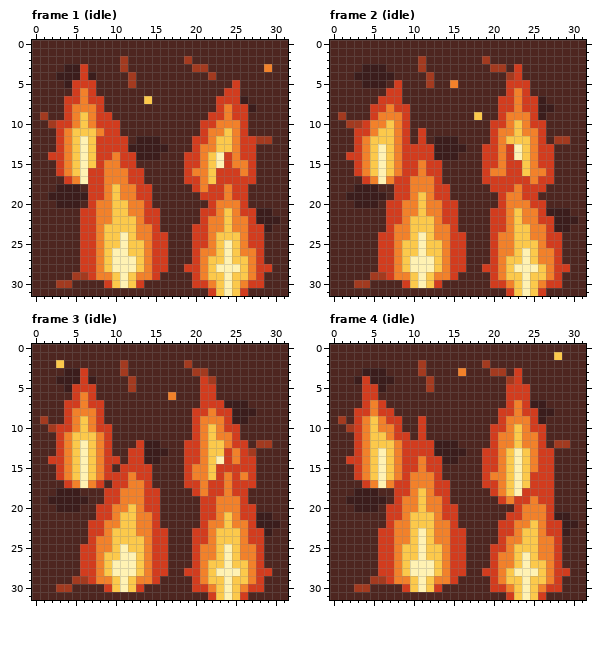
File history of a pixel-art file, Assets/Sprites/Terrain/wild_fire.aseprite. Above, as it was before the edit.
32x32 pixels, 4 frames. Shown: frame 1 (idle), frame 2 (idle), frame 3 (idle), frame 4 (idle).
Now the later version:
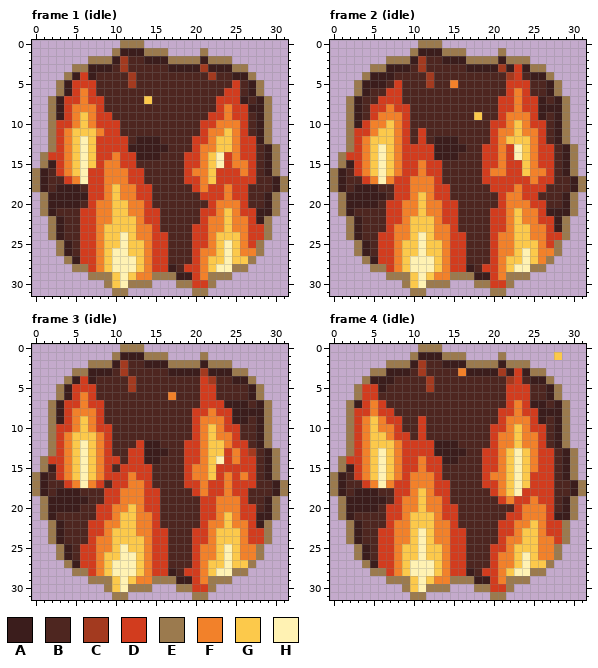
Palette (. is transparent): A #3b1d1c  B #4e2620  C #a33a1f  D #d23c1e  E #9b7a4e  F #f2812a  G #fcc94b  H #fff2b3
Difference:
Frame 1 (idle):
y 0: x 0..31 BBBBBBBBBBBBBBBBBBBBBBBBBBBBBBBB -> ...........EEE..................
y 1: x 0..31 BBBBBBBBBBBBBBBBBBBBBBBBBBBBBBBB -> ..........EAAAEEE....E..........
y 2: x 0..10 BBBBBBBBBBB -> .......EEEA; x 14..31 BBBBBCBBBBBBBBBBBB -> AAAEEEEAEEE.......
y 3: x 0..9 BBBBAADBBB -> .....EEAAA; x 17..20 BBBC -> AAAA; x 22..31 BBBBBBBFBB -> AAAEE.....
y 4: x 0..4 BBBAA -> ....E; x 25..31 BBBBBBB -> AAE....
y 5: x 0..3 BBBB -> ...E; x 27..31 BBBBB -> AE...
y 6: x 0..4 BBBBB -> ...EA; x 27..31 BBBBB -> AE...
y 7..8: x 0..3 BBBB -> ..EA; x 28..31 BBBB -> AE..
y 9: x 0..3 BCBB -> ..EA; x 28..31 BBBB -> AE..
y 10: x 0..2 BBC -> ..E; x 28..31 BBBB -> AE..
y 11: x 0..2 BBB -> ..E; x 28..31 BBBB -> AE..
y 12: x 0..2 BBB -> ..E; x 28..31 CCBB -> AE..
y 13: x 0..2 BBB -> ..E; x 29..31 BBB -> AE.
y 14: x 0..1 BB -> .E; x 29..31 BBB -> AE.
y 15: x 0..2 BBB -> .EA; x 29..31 BBB -> AE.
y 16: x 0..1 BB -> EA; x 29..31 BBB -> AE.
y 17..18: x 0..1 BB -> EA; x 30..31 BB -> AE
y 19: x 0..1 BB -> .E; x 29..31 BBB -> AE.
y 20: x 0..2 BBB -> .EA; x 29..31 BBB -> AE.
y 21: x 0..2 BBB -> .EA; x 30..31 BB -> E.
y 22: x 0..3 BBBB -> ..EA; x 29..31 AAB -> E..
y 23: x 0..3 BBBB -> ..EA; x 29..31 ABB -> E..
y 24: x 0..3 BBBB -> ..EA; x 29..31 BBB -> E..
y 25..26: x 0..4 BBBBB -> ...EA; x 28..31 DBBB -> E...
y 27: x 0..5 BBBBBB -> ....EA; x 27..31 FDBBB -> E....
y 28: x 0..6 BBBBBBD -> .....EE; x 17 B -> A; x 25..31 HGFDDBB -> EE.....
y 29: x 0..9 BBBBBCCDFF -> .......EEE; x 15..19 DBBBB -> EEEAA; x 22..31 GGHGGFDBBB -> EEE.......
y 30: x 0..9 BBBCCBBBBD -> .........E; x 12..19 GDBBBBBB -> EEE...EE; x 22..31 FGHGFDDBBB -> E.........
y 31: x 0..31 BBBBBBBBBBBBBBBBBBBBBBDGHGDBBBBB -> ..........EE........EE..........
Frame 2 (idle):
y 0: x 0..31 BBBBBBBBBBBBBBBBBBBBBBBBBBBBBBBB -> ...........EEE..................
y 1: x 0..31 BBBBBBBBBBBBBBBBBBBBBBBBBBBBBBBB -> ..........EAAAEEE....E..........
y 2: x 0..10 BBBBBBBBBBB -> .......EEEA; x 14..31 BBBBBCBBBBBBBBBBBB -> AAAEEEEAEEE.......
y 3: x 0..9 BBBBAAABBB -> .....EEAAA; x 17..20 BBBC -> AAAA; x 22 B -> A; x 24..31 BBBBBBBB -> AEE.....
y 4: x 0..4 BBBAA -> ....E; x 25..31 BBBBBBB -> AAE....
y 5: x 0..3 BBBB -> ...E; x 27..31 BBBBB -> AE...
y 6: x 0..4 BBBBB -> ...EA; x 27..31 BBBBB -> AE...
y 7..8: x 0..3 BBBB -> ..EA; x 28..31 BBBB -> AE..
y 9: x 0..3 BCBB -> ..EA; x 28..31 BBBB -> AE..
y 10: x 0..3 BBCC -> ..EA; x 28..31 BBBB -> AE..
y 11: x 0..2 BBB -> ..E; x 28..31 BBBB -> AE..
y 12: x 0..2 BBB -> ..E; x 28..31 CCBB -> AE..
y 13: x 0..2 BBB -> ..E; x 29..31 BBB -> AE.
y 14: x 0..1 BB -> .E; x 29..31 BBB -> AE.
y 15: x 0..2 BBB -> .EA; x 29..31 BBB -> AE.
y 16: x 0..1 BB -> EA; x 29..31 BBB -> AE.
y 17..18: x 0..1 BB -> EA; x 30..31 BB -> AE
y 19: x 0..1 BB -> .E; x 29..31 BBB -> AE.
y 20: x 0..2 BBB -> .EA; x 29..31 BBB -> AE.
y 21: x 0..2 BBB -> .EA; x 30..31 BB -> E.
y 22: x 0..3 BBBB -> ..EA; x 29..31 AAB -> E..
y 23: x 0..3 BBBB -> ..EA; x 29..31 ABB -> E..
y 24: x 0..3 BBBB -> ..EA; x 29..31 BBB -> E..
y 25..26: x 0..4 BBBBB -> ...EA; x 28..31 DBBB -> E...
y 27: x 0..5 BBBBBB -> ....EA; x 27..31 FDBBB -> E....
y 28: x 0..6 BBBBBBD -> .....EE; x 17 B -> A; x 25..31 HGFDDBB -> EE.....
y 29: x 0..9 BBBBBCCDFF -> .......EEE; x 15..19 DBBBB -> EEEAA; x 22..31 GGHGGFDBBB -> EEE.......
y 30: x 0..9 BBBCCBBBBD -> .........E; x 12..19 GDBBBBBB -> EEE...EE; x 22..31 FGHGFDDBBB -> E.........
y 31: x 0..31 BBBBBBBBBBBBBBBBBBBBBBDGHGDBBBBB -> ..........EE........EE..........
Frame 3 (idle):
y 0: x 0..31 BBBBBBBBBBBBBBBBBBBBBBBBBBBBBBBB -> ...........EEE..................
y 1: x 0..31 BBBBBBBBBBBBBBBBBBBBBBBBBBBBBBBB -> ..........EAAAEEE....E..........
y 2: x 0..10 BBBGBBBBBBB -> .......EEEA; x 14..31 BBBBBCBBBBBBBBBBBB -> AAAEEEEAEEE.......
y 3: x 0..9 BBBBAADBBB -> .....EEAAA; x 17..20 BBBC -> AAAA; x 22..31 BBBBBBBBBB -> AAAEE.....
y 4: x 0..4 BBBAA -> ....E; x 25..31 BBBBBBB -> AAE....
y 5: x 0..3 BBBB -> ...E; x 27..31 BBBBB -> AE...
y 6: x 0..4 BBBBB -> ...EA; x 27..31 BBBBB -> AE...
y 7..8: x 0..3 BBBB -> ..EA; x 28..31 BBBB -> AE..
y 9: x 0..3 BCBB -> ..EA; x 28..31 BBBB -> AE..
y 10: x 0..2 BBC -> ..E; x 28..31 BBBB -> AE..
y 11: x 0..2 BBB -> ..E; x 28..31 BBBB -> AE..
y 12: x 0..2 BBB -> ..E; x 28..31 CCBB -> AE..
y 13: x 0..2 BBB -> ..E; x 29..31 BBB -> AE.
y 14: x 0..1 BB -> .E; x 29..31 BBB -> AE.
y 15: x 0..2 BBB -> .EA; x 29..31 BBB -> AE.
y 16: x 0..1 BB -> EA; x 29..31 BBB -> AE.
y 17..18: x 0..1 BB -> EA; x 30..31 BB -> AE
y 19: x 0..1 BB -> .E; x 29..31 BBB -> AE.
y 20: x 0..2 BBB -> .EA; x 29..31 BBB -> AE.
y 21: x 0..2 BBB -> .EA; x 30..31 BB -> E.
y 22: x 0..3 BBBB -> ..EA; x 29..31 AAB -> E..
y 23: x 0..3 BBBB -> ..EA; x 29..31 ABB -> E..
y 24: x 0..3 BBBB -> ..EA; x 29..31 BBB -> E..
y 25..26: x 0..4 BBBBB -> ...EA; x 28..31 DBBB -> E...
y 27: x 0..5 BBBBBB -> ....EA; x 27..31 FDBBB -> E....
y 28: x 0..6 BBBBBBD -> .....EE; x 17 B -> A; x 25..31 HGFDDBB -> EE.....
y 29: x 0..9 BBBBBCCDFF -> .......EEE; x 15..19 DBBBB -> EEEAA; x 22..31 GGHGGFDBBB -> EEE.......
y 30: x 0..9 BBBCCBBBBD -> .........E; x 12..19 GDBBBBBB -> EEE...EE; x 22..31 FGHGFDDBBB -> E.........
y 31: x 0..31 BBBBBBBBBBBBBBBBBBBBBBDGHGDBBBBB -> ..........EE........EE..........
Frame 4 (idle):
y 0: x 0..31 BBBBBBBBBBBBBBBBBBBBBBBBBBBBBBBB -> ...........EEE..................
y 1: x 0..27 BBBBBBBBBBBBBBBBBBBBBBBBBBBB -> ..........EAAAEEE....E......; x 29..31 BBB -> ...
y 2: x 0..10 BBBBBBBBBBB -> .......EEEA; x 14..31 BBBBBCBBBBBBBBBBBB -> AAAEEEEAEEE.......
y 3: x 0..9 BBBBAAABBB -> .....EEAAA; x 17..20 BBBC -> AAAA; x 22 B -> A; x 24..31 BBBBBBBB -> AEE.....
y 4: x 0..4 BBBAD -> ....E; x 25..31 BBBBBBB -> AAE....
y 5..6: x 0..3 BBBB -> ...E; x 27..31 BBBBB -> AE...
y 7: x 0..3 BBBB -> ..EA; x 28..31 BBBB -> AE..
y 8: x 0..2 BBB -> ..E; x 28..31 BBBB -> AE..
y 9: x 0..2 BCB -> ..E; x 28..31 BBBB -> AE..
y 10: x 0..2 BBC -> ..E; x 28..31 BBBB -> AE..
y 11: x 0..2 BBB -> ..E; x 28..31 BBBB -> AE..
y 12: x 0..2 BBB -> ..E; x 28..31 CCBB -> AE..
y 13: x 0..2 BBB -> ..E; x 29..31 BBB -> AE.
y 14: x 0..1 BB -> .E; x 29..31 BBB -> AE.
y 15: x 0..2 BBB -> .EA; x 29..31 BBB -> AE.
y 16: x 0..1 BB -> EA; x 29..31 BBB -> AE.
y 17..18: x 0..1 BB -> EA; x 30..31 BB -> AE
y 19: x 0..1 BB -> .E; x 29..31 BBB -> AE.
y 20: x 0..2 BBB -> .EA; x 29..31 BBB -> AE.
y 21: x 0..2 BBB -> .EA; x 30..31 BB -> E.
y 22: x 0..3 BBBB -> ..EA; x 29..31 AAB -> E..
y 23: x 0..3 BBBB -> ..EA; x 29..31 ABB -> E..
y 24: x 0..3 BBBB -> ..EA; x 29..31 BBB -> E..
y 25..26: x 0..4 BBBBB -> ...EA; x 28..31 DBBB -> E...
y 27: x 0..5 BBBBBB -> ....EA; x 27..31 FDBBB -> E....
y 28: x 0..6 BBBBBBD -> .....EE; x 17 B -> A; x 25..31 HGFDDBB -> EE.....
y 29: x 0..9 BBBBBCCDFF -> .......EEE; x 15..19 DBBBB -> EEEAA; x 22..31 GGHGGFDBBB -> EEE.......
y 30: x 0..9 BBBCCBBBBD -> .........E; x 12..19 GDBBBBBB -> EEE...EE; x 22..31 FGHGFDDBBB -> E.........
y 31: x 0..31 BBBBBBBBBBBBBBBBBBBBBBDGHGDBBBBB -> ..........EE........EE..........
Changed places in both pictures, as pixel boxes (x1, y1, x2, y2):
changed: (32, 40, 288, 296)
changed: (330, 40, 586, 296)
changed: (32, 344, 288, 600)
changed: (330, 344, 586, 600)
